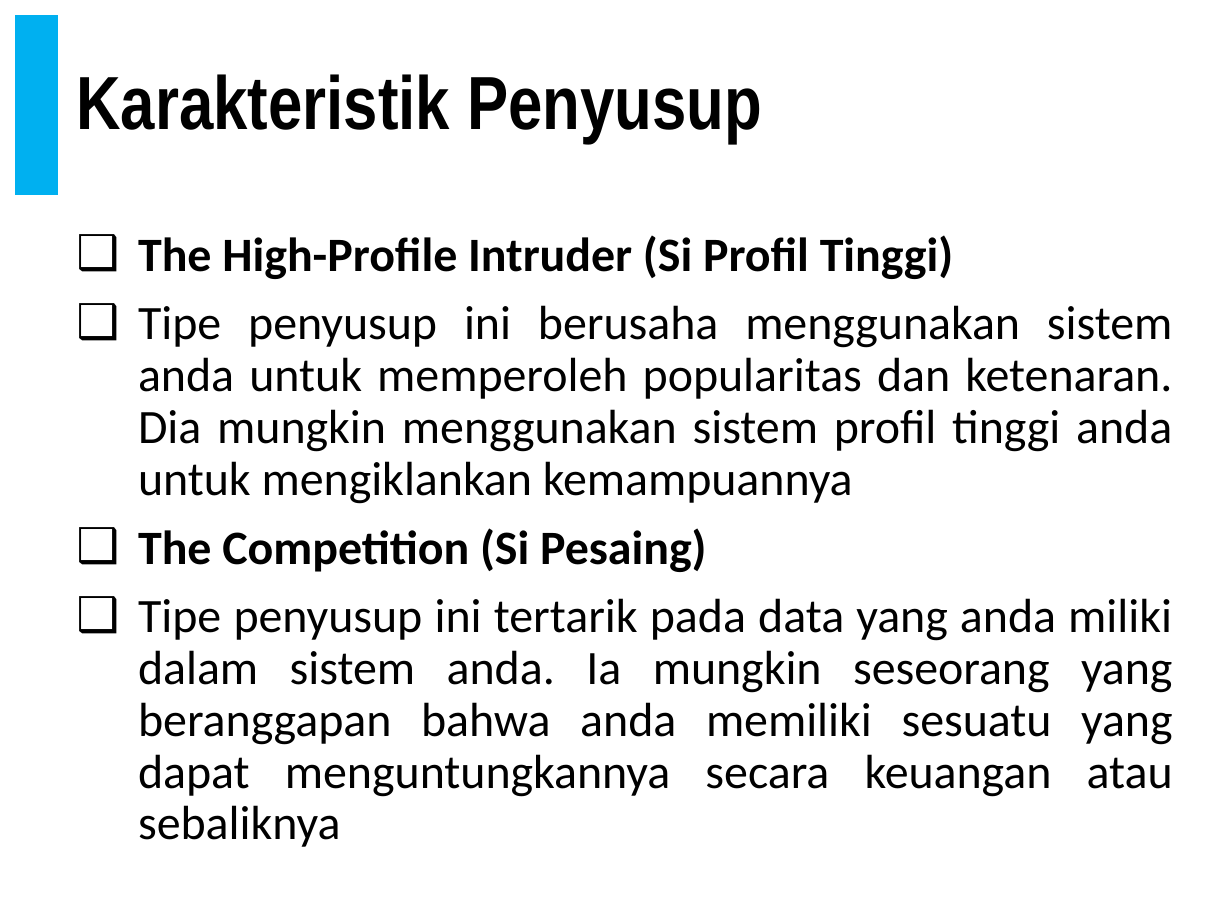
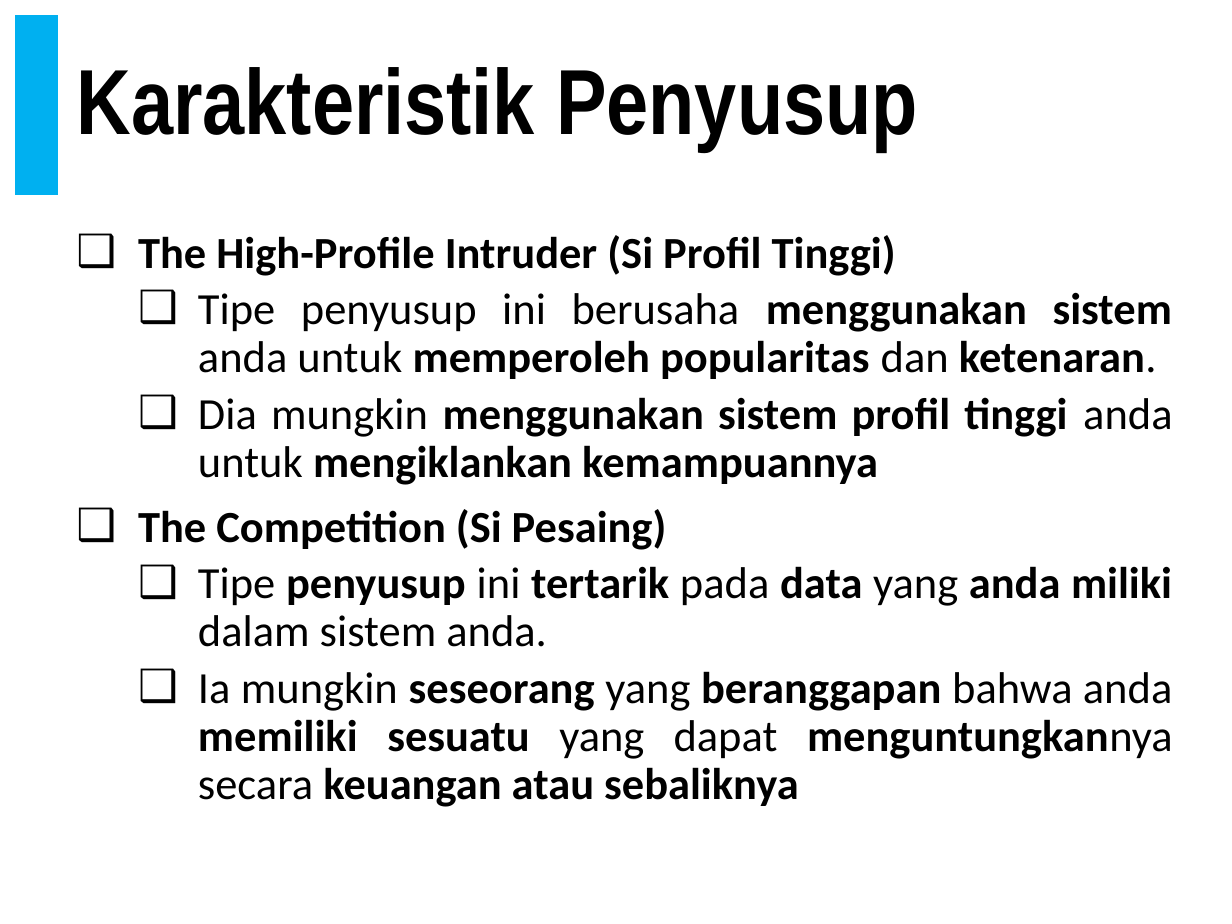
Before and after one commit to doniaft/Keamanan-Informasi, a slide deck: slide 33 of 1. Bahan Ajar/02. Keamanan Informasi - Attack Tree.pptx (slide 34 before the commit). Drawn at 1232x924 pixels with LibreOffice and Linux fonts; fonts in the diff are those of the drawing. Boxes give left, top, right and bottom in pixels: in the first picture for what was removed or moved away, otherwise in the second. Text is boxed around its words. In the diff, an @@ line names an element or a change of style, - is before the commit and + after.

```diff
--- a/1. Bahan Ajar/02. Keamanan Informasi - Attack Tree.pptx
+++ b/1. Bahan Ajar/02. Keamanan Informasi - Attack Tree.pptx
@@ title "Karakteristik Penyusup" at box(76, 67, 918, 152): size 44 to 54 pt @@
@@ text at box(138, 235, 896, 550): size 28 to 26 pt in "The High-Profile Intruder (Si Profil Tinggi)", "The Competition (Si Pesaing)" @@
@@ text at box(198, 292, 1172, 485): text changed; size 28 to 26 pt; bold on @@
-❑ Tipe penyusup ini berusaha menggunakan sistem anda untuk memperoleh popularitas dan ketenaran. Dia mungkin menggunakan sistem profil tinggi anda untuk mengiklankan kemampuannya
+  ❑ Tipe penyusup ini berusaha menggunakan sistem anda untuk memperoleh popularitas dan ketenaran.
+  ❑ Dia mungkin menggunakan sistem profil tinggi anda untuk mengiklankan kemampuannya
@@ text at box(198, 566, 1173, 807): text changed; size 28 to 26 pt; bold on @@
-❑ Tipe penyusup ini tertarik pada data yang anda miliki dalam sistem anda. Ia mungkin seseorang yang beranggapan bahwa anda memiliki sesuatu yang dapat menguntungkannya secara keuangan atau sebaliknya
+  ❑ Tipe penyusup ini tertarik pada data yang anda miliki dalam sistem anda.
+  ❑ Ia mungkin seseorang yang beranggapan bahwa anda memiliki sesuatu yang dapat menguntungkannya secara keuangan atau sebaliknya
```
Also in this commit, not shown: 19 other slides changed, 1 slide removed, 2 other files.
